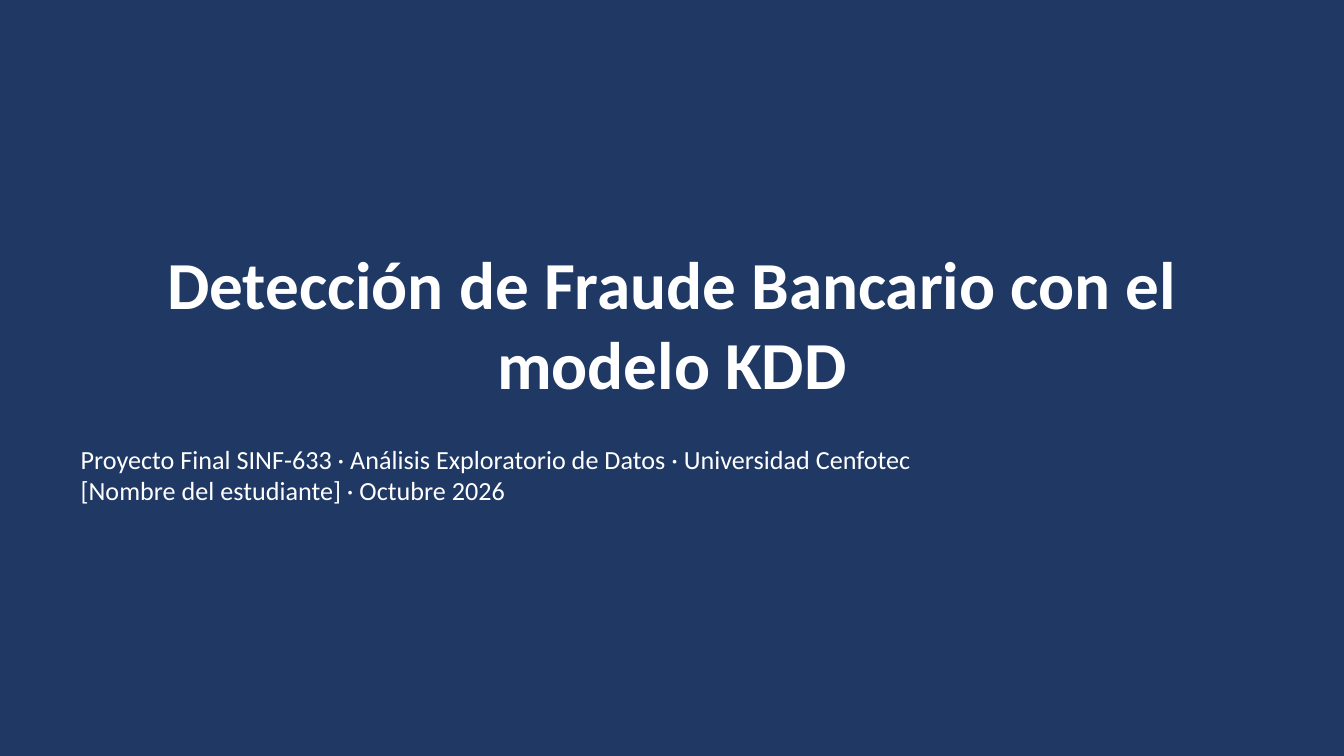
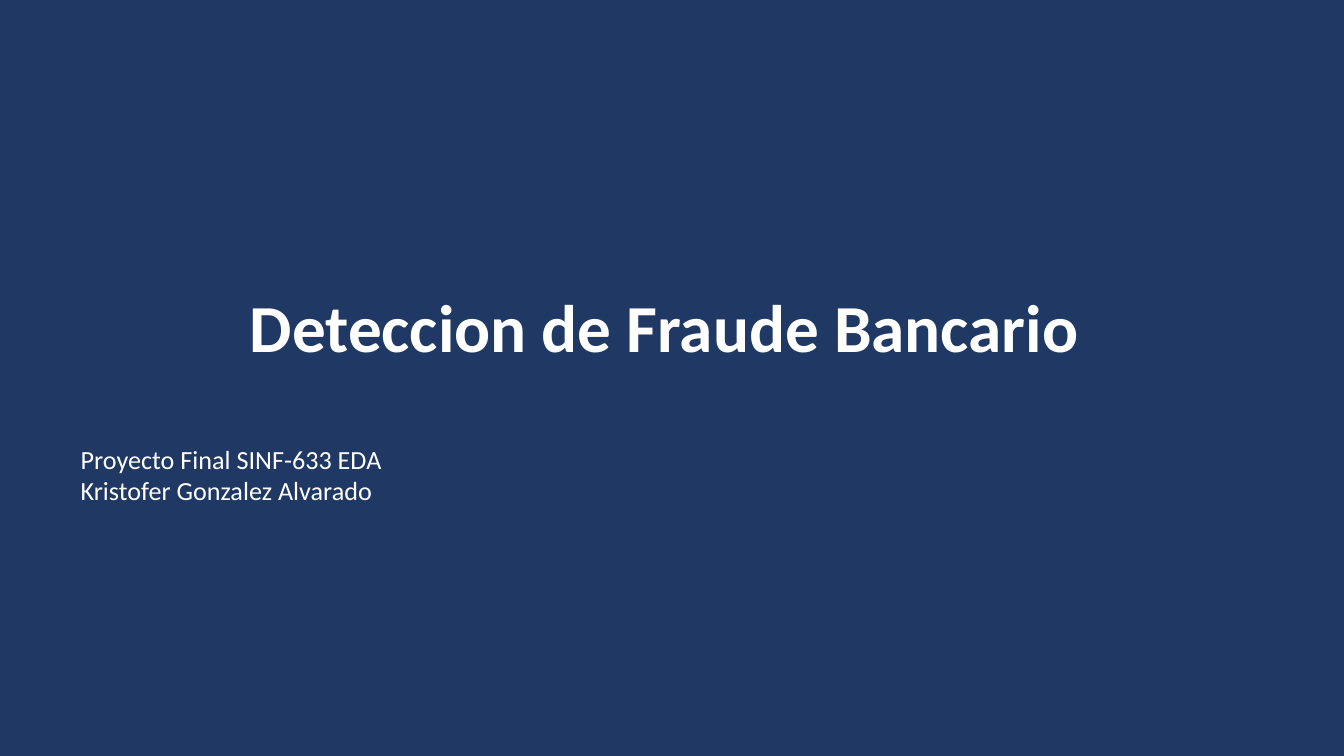
Before and after one commit to kg-alvarado/Project_fraude_kdd, a slide deck: slide 1 of presentacion/presentacion_defensa.pptx. Drawn at 1344x756 pixels with LibreOffice and Linux fonts; fonts in the diff are those of the drawing. Boxes give left, top, right and bottom in pixels: in the first picture for what was removed or moved away, otherwise in the second. Text is boxed around its words. In the diff, an @@ line names an element or a change of style, - is before the commit and + after.

```diff
--- a/presentacion/presentacion_defensa.pptx
+++ b/presentacion/presentacion_defensa.pptx
@@ title at (x1=250, y1=305, x2=1078, y2=353): text changed @@
-Detección de Fraude Bancario con el modelo KDD
+Deteccion de Fraude Bancario
@@ text at (x1=81, y1=451, x2=382, y2=500): text changed @@
-Proyecto Final SINF-633 · Análisis Exploratorio de Datos · Universidad Cenfotec
-[Nombre del estudiante] · Octubre 2026
+Proyecto Final SINF-633 EDA
+Kristofer Gonzalez Alvarado
```
Also in this commit, not shown: 9 other slides changed.
